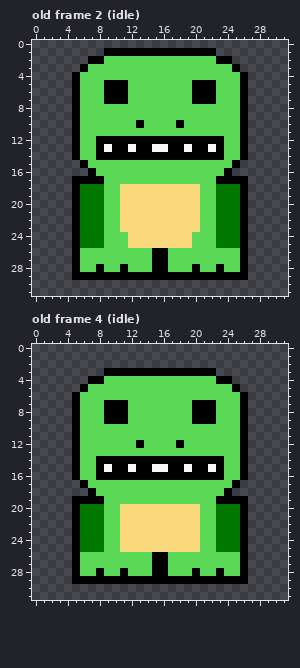
Pixel-art file -- Art/RawSprites/croc.aseprite. The first picture shows the starting point.
32x32 pixels, 18 frames. Shown: old frame 2 (idle), old frame 4 (idle). The commit also changed other frames, which this record leaves out.
New version:
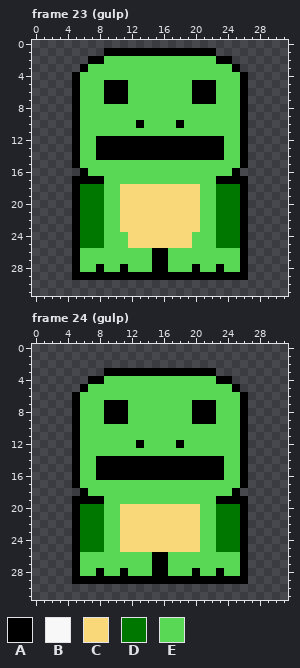
Palette (. is transparent): A #000000  B #f8f8f8  C #f8d878  D #007800  E #58d854
A new or re-ordered frame is compared with the old frame closest to it.
From old to new:
frames 18 -> 30
Frame 23 (gulp) is new; against old frame 2 (idle):
Colour A is added in row 15 at x 5 and 26; in row 16 at x 6 and 25.
Colour A replaces colour B in row 13 at x 9, 12, 15 to 16, 19 and 22.
Colour E replaces colour A in row 15 at x 6 and 25; in row 16 at x 7 and 24.
Frame 24 (gulp) is new; against old frame 4 (idle):
Colour A is added in row 17 at x 5 and 26; in row 18 at x 6 and 25.
Colour A replaces colour B in row 15 at x 9, 12, 15 to 16, 19 and 22.
Colour E replaces colour A in row 17 at x 6 and 25; in row 18 at x 7 and 24.
Boxes around the changes in both pictures, in picture pixels (x1, y1, x2, y2):
changed: (72, 144, 248, 176)
changed: (72, 464, 248, 496)
